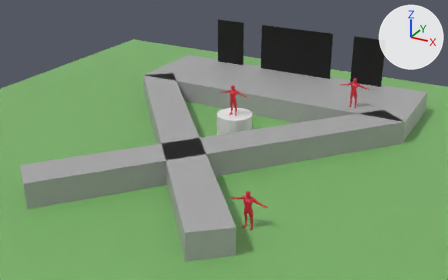
What one commit did to the glTF model public/sqp_x_2/scene.gltf.
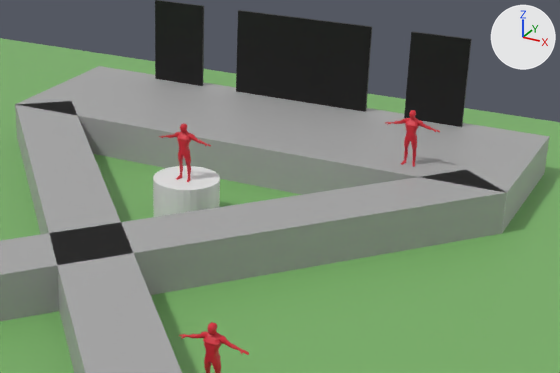
Old and new are each drawn whole from a camera (50 mm lens) standing at (15.2, -7.6, 14.0) and looking at (0.4, 19.3, 0.6) and again close up on the part from 30% to 97% of the width and 7% to 78% of the height. The axes (+X, +Y, +Z) are drawn at upper right. The lights are the same throughout. Where no turn or scale is listed for an object, it has been applied to the vertices.

Objects in the first close-up: '1', '1.001', '1.002', 'Catwalk1', 'Catwalk2', 'Cube.001', 'Cube.002', 'Cylinder', 'LED main', 'Sàn ', 'Sân Quốc Phòng'.
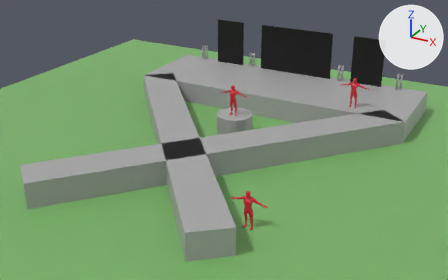
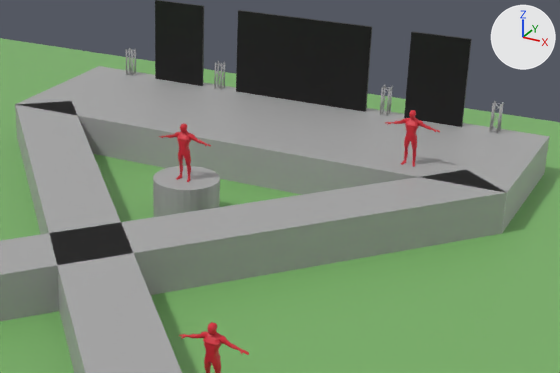
The change, as a diff of the scene's bpy script:
```diff
--- a/public/sqp_x_2/scene.gltf.py
+++ b/public/sqp_x_2/scene.gltf.py
@@ mat_material_006 @@
+mat_material_006 = principled_material('Material.006')
+mat_material_006.base_color = (0.396, 0.396, 0.396)  # grey #a9a9a9
@@ mat_material_001 @@
+mat_material_001 = principled_material('Material.001')
+mat_material_001.base_color = (0.396, 0.396, 0.396)  # grey #a9a9a9
@@ me_cylinder @@
 me_cylinder.from_pydata(...)  # 64 vertices, 124 faces; spans x -1.0..1.0, y -1.0..1.0, z -0.65..0.65
+me_cylinder.materials.append(mat_material_006)  # grey #a9a9a9
@@ me_mesh_004 @@
+me_mesh_004.from_pydata(...)  # 6840 vertices, 13744 faces; spans x -0.15..0.15, y -0.15..0.15, z -0.5..0.5
+me_mesh_004.materials.append(mat_material_006)  # grey #a9a9a9
@@ me_mesh_003 @@
+me_mesh_003.from_pydata(...)  # 6840 vertices, 13744 faces; spans x -0.15..0.15, y -0.15..0.15, z -0.5..0.5
+me_mesh_003.materials.append(mat_material_001)  # grey #a9a9a9
@@ me_mesh_001 @@
+me_mesh_001.from_pydata(...)  # 6840 vertices, 13744 faces; spans x -0.15..0.15, y -0.15..0.15, z -0.5..0.5
+me_mesh_001.materials.append(mat_material_003)  # grey #a9a9a9
@@ me_mesh @@
+me_mesh.from_pydata(...)  # 6840 vertices, 13744 faces; spans x -0.15..0.15, y -0.15..0.15, z -0.5..0.5
+me_mesh.materials.append(mat_material_003)  # grey #a9a9a9
@@ ob_square_truss125_003 @@
+ob_square_truss125_003 = bpy.data.objects.new('Square Truss125.003', me_mesh_004)
+ob_square_truss125_003.location = (7.0, 29.9, 1.8)
@@ ob_square_truss125_002 @@
+ob_square_truss125_002 = bpy.data.objects.new('Square Truss125.002', me_mesh_003)
+ob_square_truss125_002.location = (3.2, 29.9, 1.8)
@@ ob_square_truss125_001 @@
+ob_square_truss125_001 = bpy.data.objects.new('Square Truss125.001', me_mesh_001)
+ob_square_truss125_001.location = (-3.2, 29.9, 1.8)
@@ ob_square_truss125 @@
+ob_square_truss125 = bpy.data.objects.new('Square Truss125', me_mesh)
+ob_square_truss125.location = (-7.0, 29.9, 1.8)
```

Where the change shows, as pixel boxes (x1, y1, x2, y2) in the close-ups (560 x 373 px):
'Cylinder', recoloured (white to grey)
    both: (153, 166, 220, 217)
'Square Truss125.003', added
    after: (489, 101, 504, 134)
'Square Truss125.002', added
    after: (380, 85, 393, 116)
'Square Truss125.001', added
    after: (214, 61, 225, 90)
'Square Truss125', added
    after: (126, 48, 136, 76)
